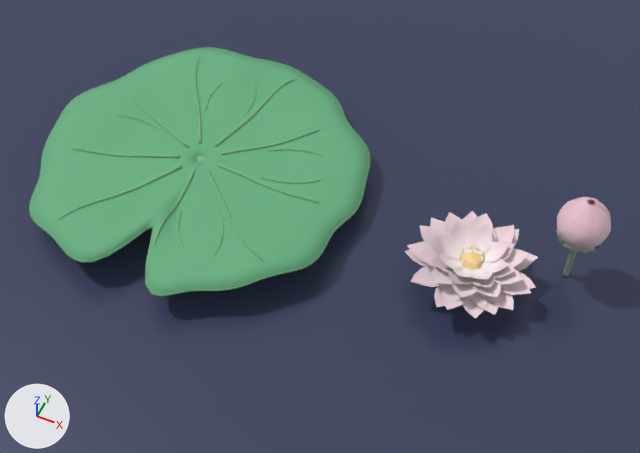
The Blender file Assets3D/Review/lotus_botanicals/p012b/P012B_botanicals_editable.blend, before and after one commit.
Rendered twice from a 50 mm camera at (1.25, -3.15, 4.17) aimed at (-0.24, 0.01, -0.06). Arrows for +X, +Y and +Z are at lower left; the lights stay in place. The older version comes first.

The scene before the commit, as lines of its bpy script (objects in view):
```python
ob_leaf_vein_sage_seatroot_object = bpy.data.objects.new('leaf_vein_sage_SeatRoot_object', me_leaf_vein_sage_seatroot_mesh)
ob_leaf_vein_sage_seatroot_object.parent = ob_seatroot
ob_leaf_vein_sage_seatroot_object.location = (0.0, 0.0, 0.0)
ob_lotus_bloom_p012b_root = bpy.data.objects.new('lotus_bloom_p012b_root', me_lotus_bloom_p012b_quality)
ob_lotus_bloom_p012b_root.location = (0.73, -0.05, 0.0)
ob_lotus_bloom_p012b_root_001 = bpy.data.objects.new('lotus_bloom_p012b_root.001', me_lotus_bloom_p012b_eco)
ob_lotus_bloom_p012b_root_001.location = (0.73, -0.05, 0.0)
ob_lotus_bud_p012b_root = bpy.data.objects.new('lotus_bud_p012b_root', me_lotus_bud_p012b_quality)
ob_lotus_bud_p012b_root.location = (1.23, 0.25, 0.0)
ob_lotus_bud_p012b_root_001 = bpy.data.objects.new('lotus_bud_p012b_root.001', me_lotus_bud_p012b_eco)
ob_lotus_bud_p012b_root_001.location = (1.23, 0.25, 0.0)
ob_world = bpy.data.objects.new('world', None)
ob_world.location = (-1.05, 0.0, 0.0)
# also in view: 'leaf_satin_green_SeatRoot_object' at (-1.07, 0.02, 0.15); 'RENDER_ONLY_WaterPlane' at (0.0, 0.0, -0.01); 'leaf_edge_lime_SeatRoot_object' at (-1.07, 0.02, 0.17)
```
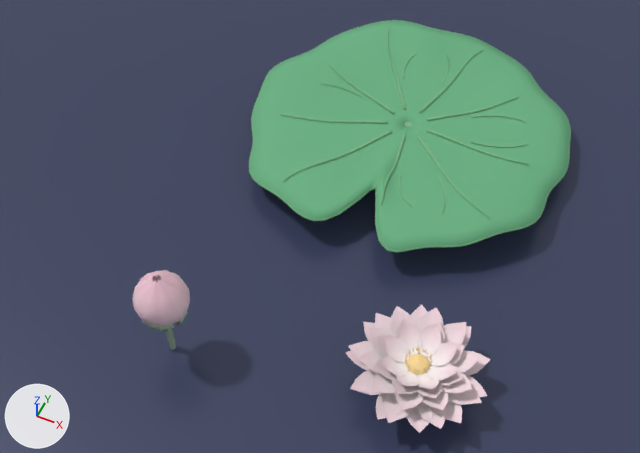
ob_world is not drawn itself; it is the parent of ob_seatroot.

The change, as JSON lines over the scene's bpy script:
```json
{"op": "set", "path": "ob_lotus_bloom_p012b_root.location", "old": "(0.73, -0.05, 0.0)", "new": "(0.7, -0.8, 0.0)"}
{"op": "set", "path": "ob_lotus_bloom_p012b_root_001.location", "old": "(0.73, -0.05, 0.0)", "new": "(0.7, -0.8, 0.0)"}
{"op": "set", "path": "ob_lotus_bud_p012b_root.location", "old": "(1.23, 0.25, 0.0)", "new": "(-0.58, -1.15, 0.0)"}
{"op": "set", "path": "ob_lotus_bud_p012b_root_001.location", "old": "(1.23, 0.25, 0.0)", "new": "(-0.58, -1.15, 0.0)"}
{"op": "set", "path": "ob_world.location", "old": "(-1.05, 0.0, 0.0)", "new": "(0.0, 0.83, 0.0)"}
```

Changed parts and their boxes (x1, y1, x2, y2) in the pictures (640 x 453 px):
```json
{"object": "leaf_satin_green_SeatRoot_object", "change": "moved", "before": [30, 48, 369, 296], "after": [250, 20, 570, 250]}
{"object": "lotus_bloom_p012b_root", "change": "moved", "before": [405, 212, 536, 318], "after": [346, 306, 489, 433]}
{"object": "lotus_bloom_p012b_root.001", "change": "moved", "before": [407, 211, 538, 315], "after": [348, 305, 490, 429]}
{"object": "lotus_bud_p012b_root", "change": "moved", "before": [556, 197, 611, 276], "after": [132, 271, 190, 350]}
{"object": "leaf_vein_sage_SeatRoot_object", "change": "moved", "before": [59, 56, 322, 260], "after": [281, 28, 529, 218]}
{"object": "leaf_edge_lime_SeatRoot_object", "change": "moved", "before": [29, 47, 371, 297], "after": [249, 20, 571, 253]}
{"object": "lotus_bud_p012b_root.001", "change": "moved", "before": [559, 197, 611, 276], "after": [136, 270, 186, 348]}
```
